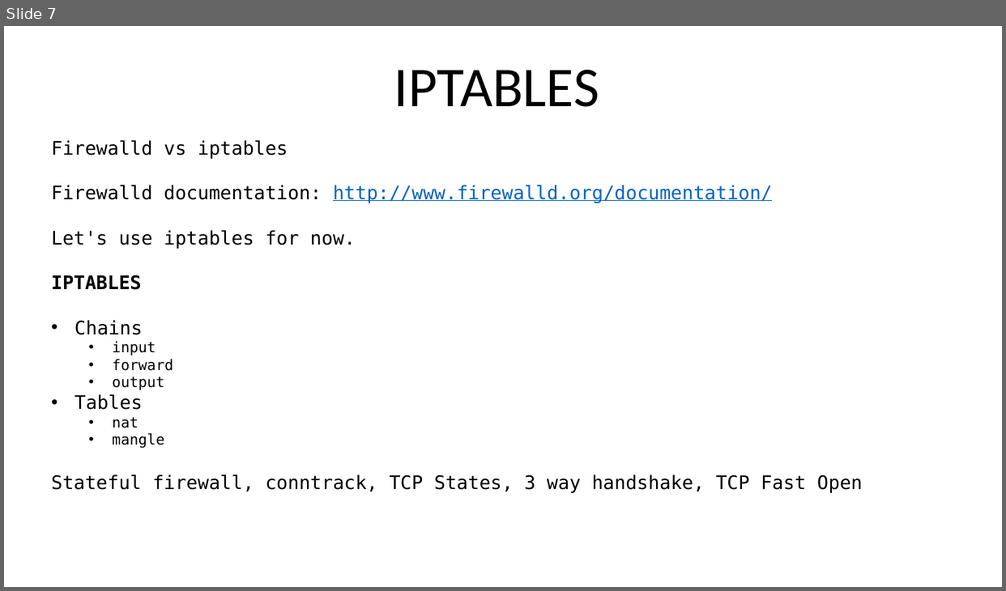
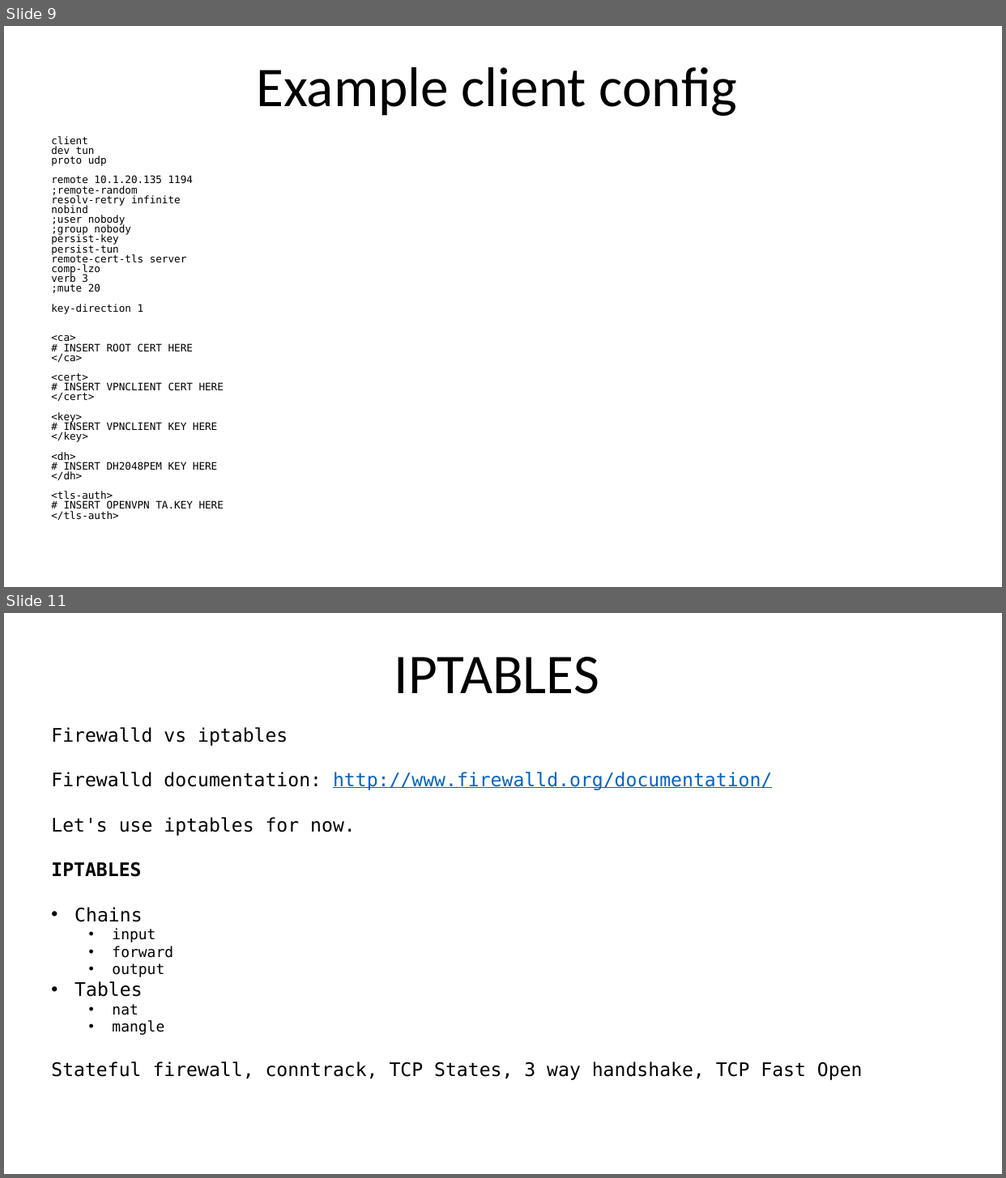
Before and after one commit to DRN88/blt, a slide deck: w46/w46.pptx. Shown one above the other, each under a label of ours: slide 7 before the commit, slides 9 and 11 after it; the slides between them are not shown. The pictures are 1006x591 and 1006x1178 pixels, drawn with LibreOffice and Linux fonts; fonts in the diff are those of the drawing. Boxes give left, top, right and bottom in pixels: in the first picture for what was removed or moved away, otherwise in the second. Text is boxed around its words. In the diff, an @@ line names an element or a change of style, - is before the commit and + after.

Commit message:
fixed

```diff
--- a/w46/w46.pptx
+++ b/w46/w46.pptx
@@ slide 9 added at [4,26,1002,587], background #FFFFFF @@
@@ title added at [256,67,738,116], 54 pt, text #000000 @@
+Example client config
@@ subtitle added at [51,136,224,520], 9.9 pt, text #000000 @@
+client
+dev tun
+proto udp
+remote 10.1.20.135 1194
+;remote-random
+resolv-retry infinite
+nobind
+;user nobody
+;group nobody
+persist-key
+persist-tun
+remote-cert-tls server
+comp-lzo
+verb 3
+;mute 20
+key-direction 1
+<ca>
+# INSERT ROOT CERT HERE
+</ca>
+<cert>
+# INSERT VPNCLIENT CERT HERE
+</cert>
+<key>
+# INSERT VPNCLIENT KEY HERE
+</key>
+<dh>
+# INSERT DH2048PEM KEY HERE
+</dh>
+<tls-auth>
+# INSERT OPENVPN TA.KEY HERE
+</tls-auth>
@@ what was slide 7 is now slide 11 @@
```
Also in this commit, not shown: 3 other slides added.
